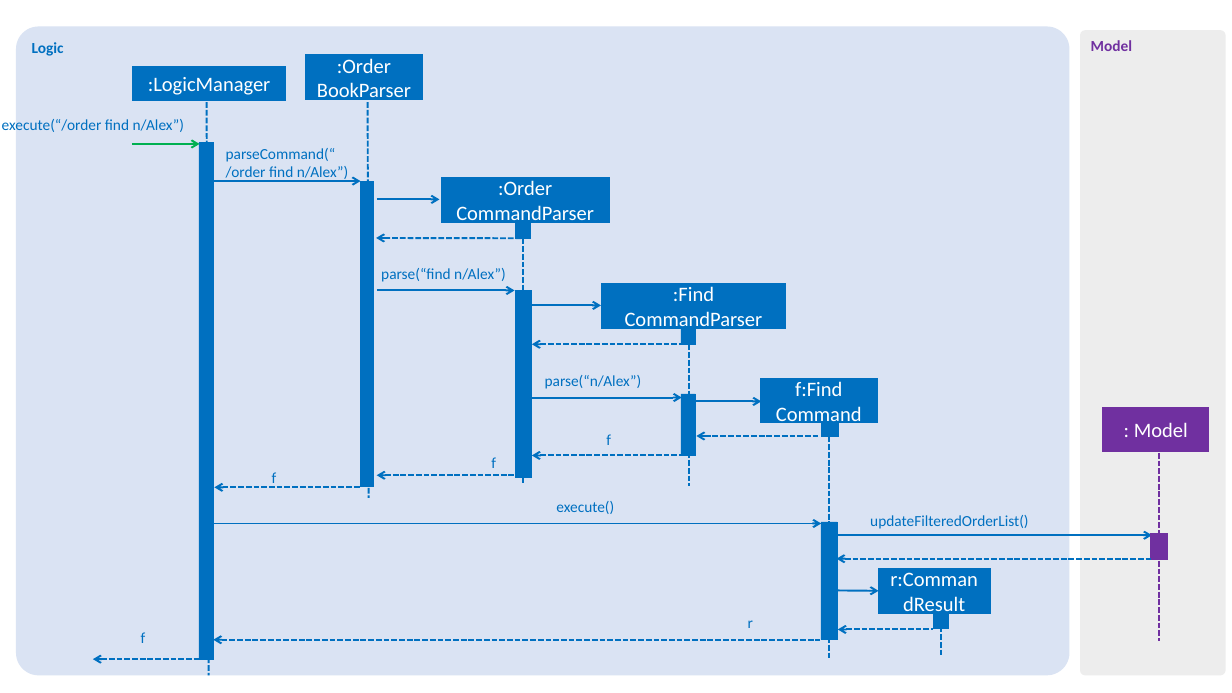
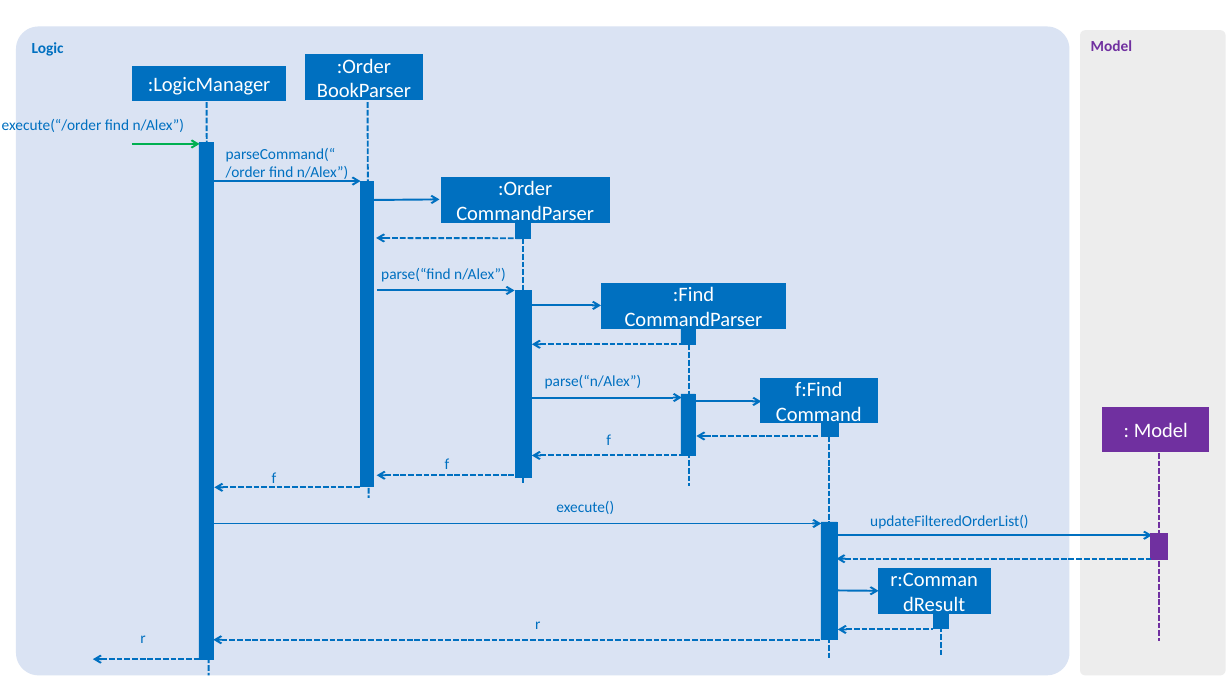
Before and after one commit to rrtheonlyone/main, a slide deck: slide 1 of docs/diagrams/OrderFindCommandSequenceDiagram.pptx. Drawn at 1232x693 pixels with LibreOffice and Linux fonts; fonts in the diff are those of the drawing. Boxes give left, top, right and bottom in pixels: in the first picture for what was removed or moved away, otherwise in the second. Text is boxed around its words. In the diff, an @@ line names an element or a change of style, - is before the commit and + after.

```diff
--- a/docs/diagrams/OrderFindCommandSequenceDiagram.pptx
+++ b/docs/diagrams/OrderFindCommandSequenceDiagram.pptx
@@ text "f": place and size @@
-text "f" at [491,457,496,468]
+text "f" at [445,458,450,469]
@@ text "r": place and size @@
-text "r" at [748,620,753,628]
+text "r" at [535,621,540,629]
@@ text at [140,635,145,643]: text changed @@
-f
+r
```
Also in this commit, not shown: 1 other file.
